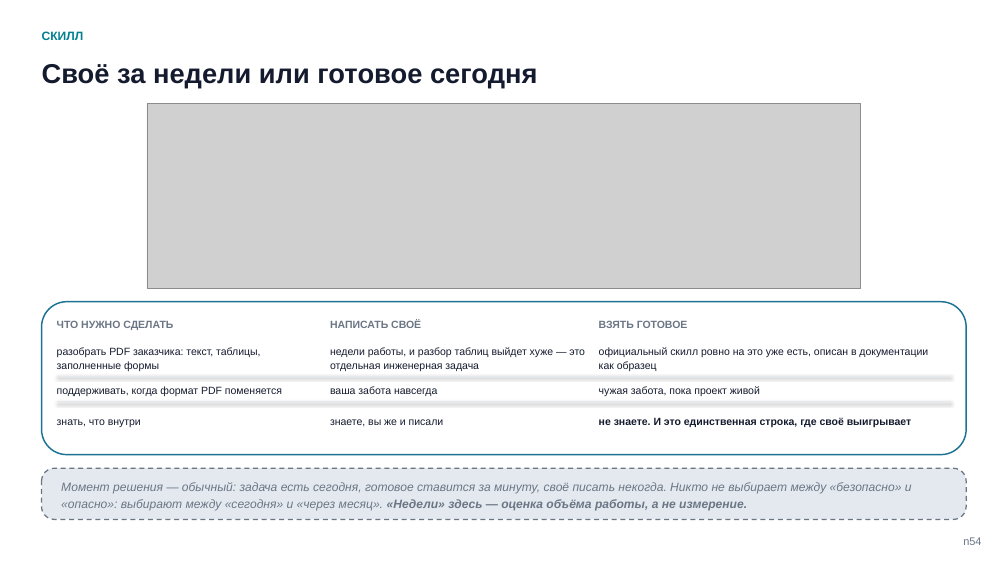
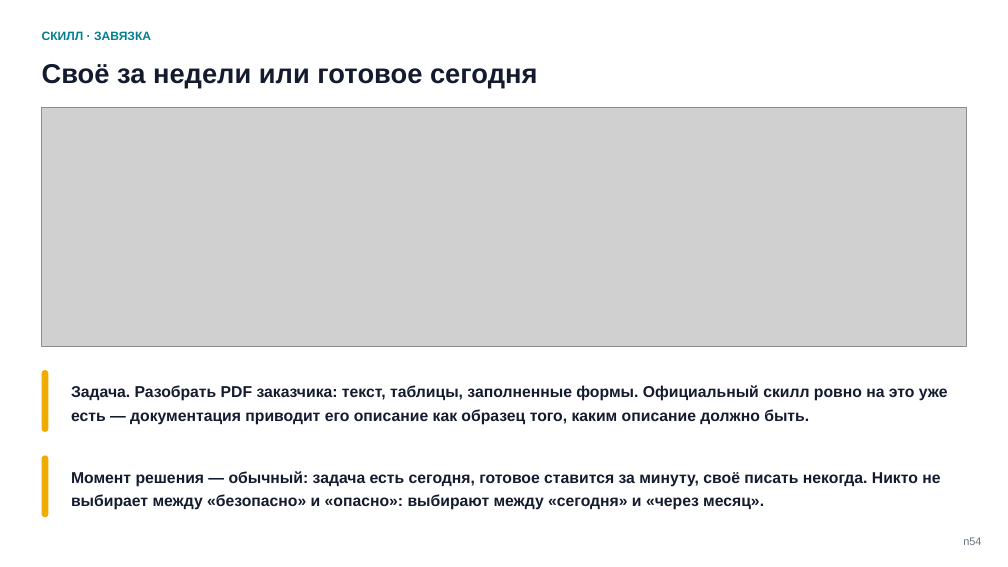
Before and after one commit to tellina-study/AI-usage-lessons, a slide deck: slide 54 of library/seminars/sem-05/rendered/sem-05.pptx. Drawn at 1008x567 pixels with LibreOffice and Linux fonts; fonts in the diff are those of the drawing; grey boxes stand for pictures. Boxes give left, top, right and bottom in pixels: in the first picture for what was removed or moved away, otherwise in the second. Text is boxed around its words. In the diff, an @@ line names an element or a change of style, - is before the commit and + after.

Commit message:
Две зажатые схемы закрыты снятием дублей-таблиц, схема каталога восстановлена после диверсионной пробы, два жанра получили ярлык надзаголовка #211

```diff
--- a/library/seminars/sem-05/rendered/sem-05.pptx
+++ b/library/seminars/sem-05/rendered/sem-05.pptx
@@ text at box(42, 31, 151, 40): text changed @@
-СКИЛЛ
+СКИЛЛ · ЗАВЯЗКА
@@ picture: place and size @@
-picture at box(147, 104, 861, 288)
+picture at box(42, 107, 966, 346)
@@ rounded rectangle removed at box(42, 302, 966, 454) @@
@@ text removed at box(57, 320, 173, 330) @@
-ЧТО НУЖНО СДЕЛАТЬ
@@ text removed at box(330, 320, 421, 328) @@
-НАПИСАТЬ СВОЁ
@@ text removed at box(599, 321, 688, 328) @@
-ВЗЯТЬ ГОТОВОЕ
@@ text removed at box(57, 347, 260, 371) @@
-разобрать PDF заказчика: текст, таблицы, заполненные формы
@@ text removed at box(330, 347, 585, 371) @@
-недели работы, и разбор таблиц выйдет хуже — это отдельная инженерная задача
@@ text removed at box(599, 347, 928, 371) @@
-официальный скилл ровно на это уже есть, описан в документации как образец
@@ rounded rectangle added at box(42, 371, 48, 433), fill #F0AB00 @@
@@ line removed from (57, 376) to (951, 376) @@
@@ text removed at box(57, 386, 282, 396) @@
-поддерживать, когда формат PDF поменяется
@@ text added at box(71, 385, 948, 425), 15 pt, text #141B2E, bold @@
+Задача. Разобрать PDF заказчика: текст, таблицы, заполненные формы. Официальный скилл ровно на это уже есть — документация приводит его описание как образец того, каким описание должно быть.
@@ text removed at box(330, 386, 437, 396) @@
-ваша забота навсегда
@@ text removed at box(599, 386, 760, 396) @@
-чужая забота, пока проект живой
@@ line removed from (57, 402) to (951, 402) @@
@@ text removed at box(57, 419, 141, 427) @@
-знать, что внутри
@@ text removed at box(330, 419, 444, 427) @@
-знаете, вы же и писали
@@ text removed at box(599, 418, 911, 427) @@
-не знаете. И это единственная строка, где своё выигрывает
@@ rounded rectangle removed at box(42, 468, 966, 520) @@
@@ rounded rectangle added at box(42, 455, 48, 517), fill #F0AB00 @@
@@ text at box(71, 471, 940, 510): text changed; size 11.5 to 15 pt; text colour #6B7685 to #141B2E; bold on; italic off @@
-Момент решения — обычный: задача есть сегодня, готовое ставится за минуту, своё писать некогда. Никто не выбирает между «безопасно» и «опасно»: выбирают между «сегодня» и «через месяц». «Недели» здесь — оценка объёма работы, а не измерение.
+Момент решения — обычный: задача есть сегодня, готовое ставится за минуту, своё писать некогда. Никто не выбирает между «безопасно» и «опасно»: выбирают между «сегодня» и «через месяц».
```
Also in this commit, not shown: 2 other slides changed, 5 other files.
